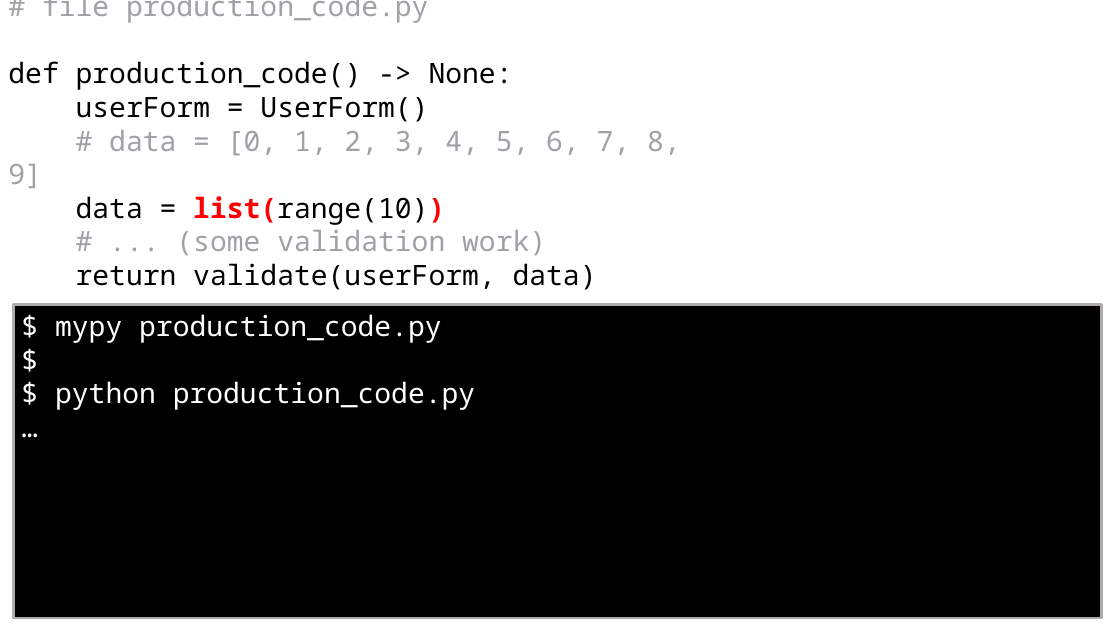
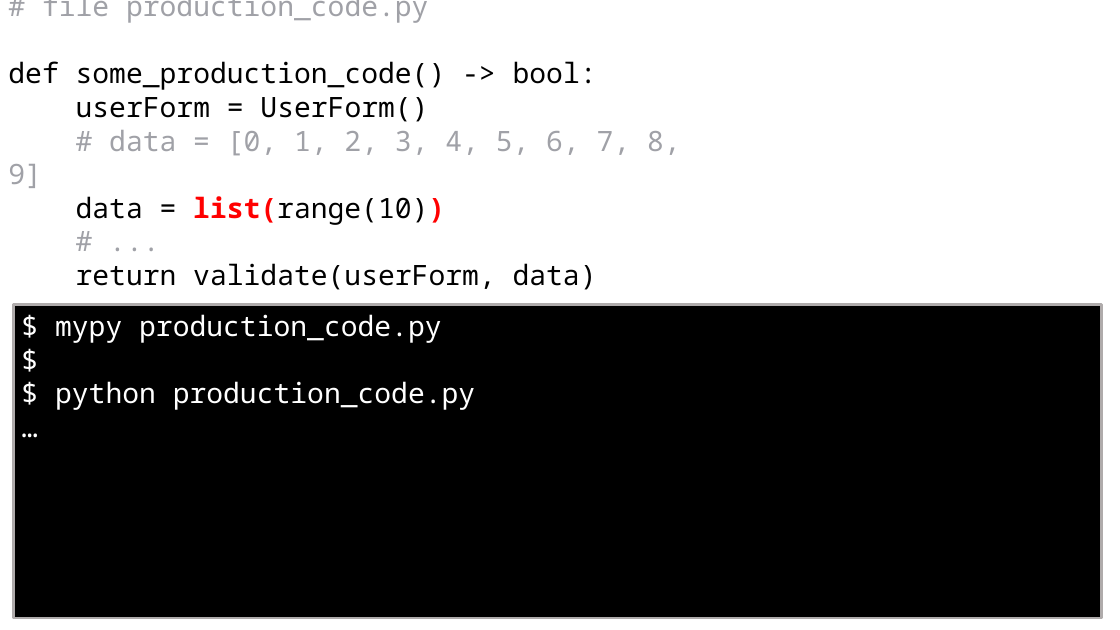
Before and after one commit to bluebird75/whoiam, a slide deck: slide 39 of PyParis_2018/Type Annotations PyParis 2018 - v4.pptx (slide 41 before the commit). Drawn at 1120x630 pixels with LibreOffice and Linux fonts; fonts in the diff are those of the drawing; background and template pictures are left out. Boxes give left, top, right and bottom in pixels: in the first picture for what was removed or moved away, otherwise in the second. Text is boxed around its words. In the diff, an @@ line names an element or a change of style, - is before the commit and + after.

```diff
--- a/PyParis_2018/Type Annotations PyParis 2018 - v4.pptx
+++ b/PyParis_2018/Type Annotations PyParis 2018 - v4.pptx
@@ text at [8,61,597,90]: text changed @@
-def production_code() -> None:
+def some_production_code() -> bool:
@@ text at [176,230,546,256]: text changed @@
-# ... (some validation work)
+# ...
```
Also in this commit, not shown: 2 other slides changed, 2 slides removed, 1 other file.
